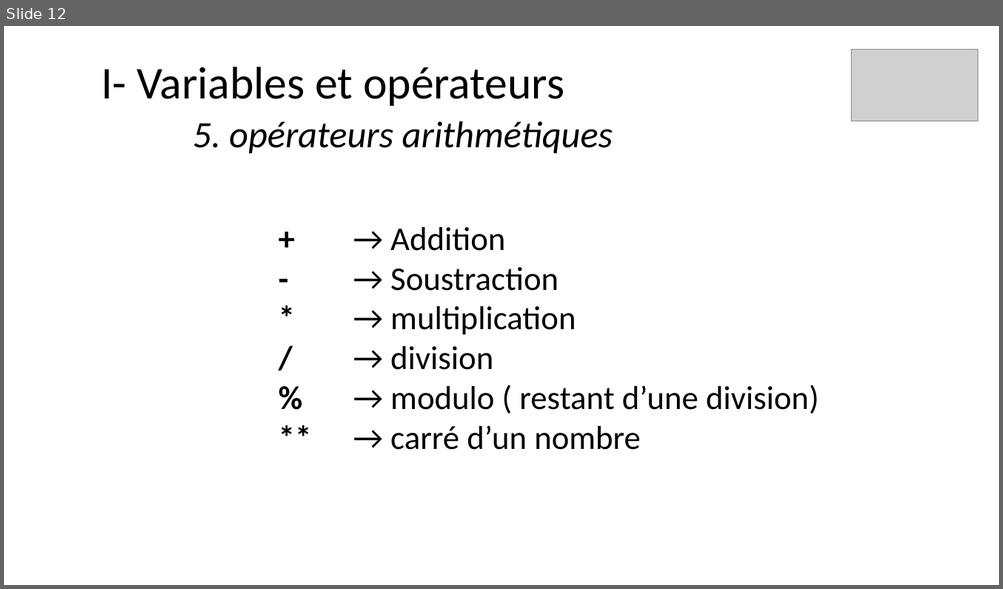
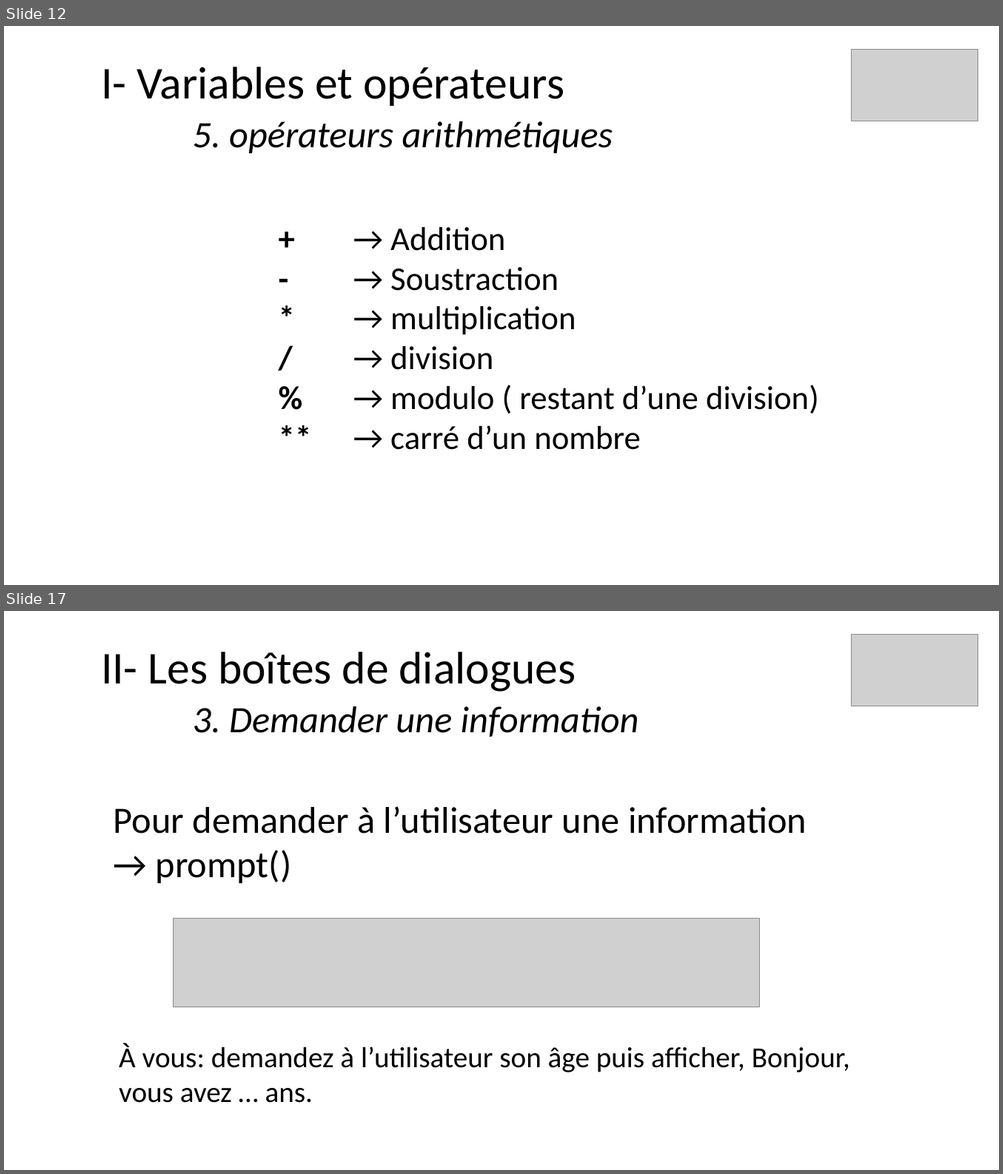
Before and after one commit to ArMb57/JavaScript, a slide deck: cours.pptx. Shown one above the other, each under a label of ours: slide 12 before the commit, slides 12 and 17 after it; the slides between them are not shown. The pictures are 1003x589 and 1003x1174 pixels, drawn with LibreOffice and Linux fonts; fonts in the diff are those of the drawing; grey boxes stand for pictures. Boxes give left, top, right and bottom in pixels: in the first picture for what was removed or moved away, otherwise in the second. Text is boxed around its words. In the diff, an @@ line names an element or a change of style, - is before the commit and + after.

```diff
--- a/cours.pptx
+++ b/cours.pptx
@@ slide 17 added at [4, 611, 999, 1170], background #FFFFFF @@
@@ title added at [101, 652, 639, 737], 36 pt, text #000000, italic @@
+II- Les boîtes de dialogues
+3. Demander une information
@@ picture added at [851, 634, 978, 706] @@
@@ text added at [114, 806, 806, 883], 36 pt, text #000000 @@
+Pour demander à l’utilisateur une information
+→ prompt()
@@ picture added at [173, 918, 759, 1008] @@
@@ text added at [119, 1043, 850, 1103], 28 pt, text #000000 @@
+À vous: demandez à l’utilisateur son âge puis afficher, Bonjour, vous avez … ans.
```
Also in this commit, not shown: 15 other slides added, 8 other files.
